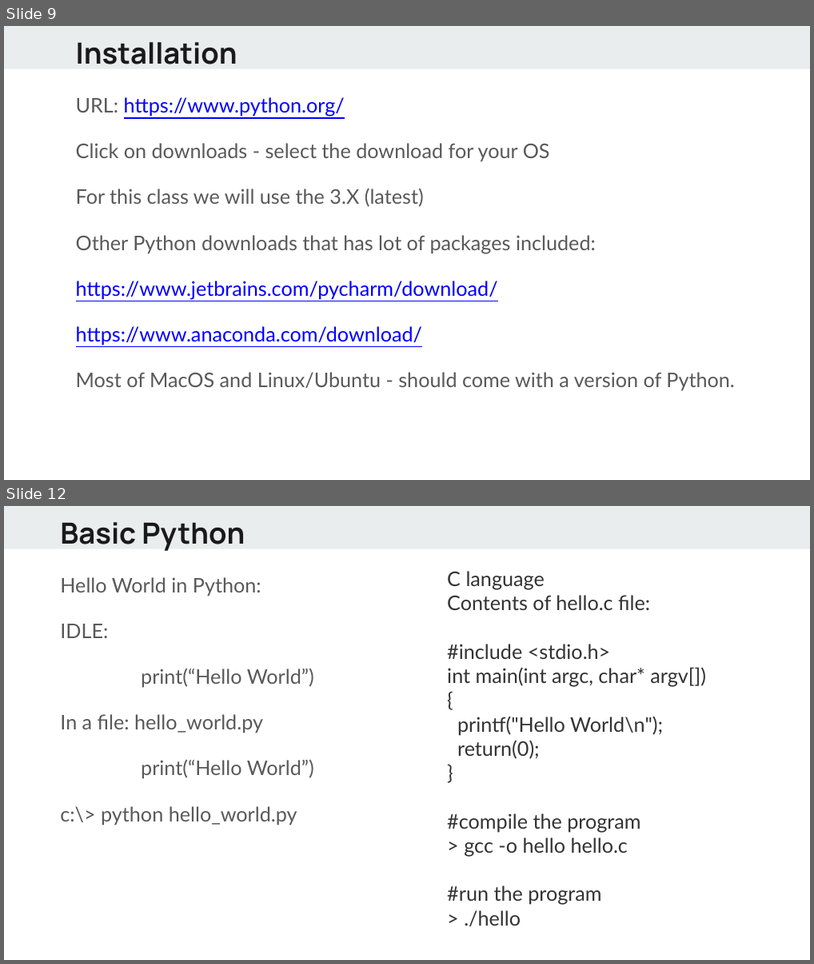
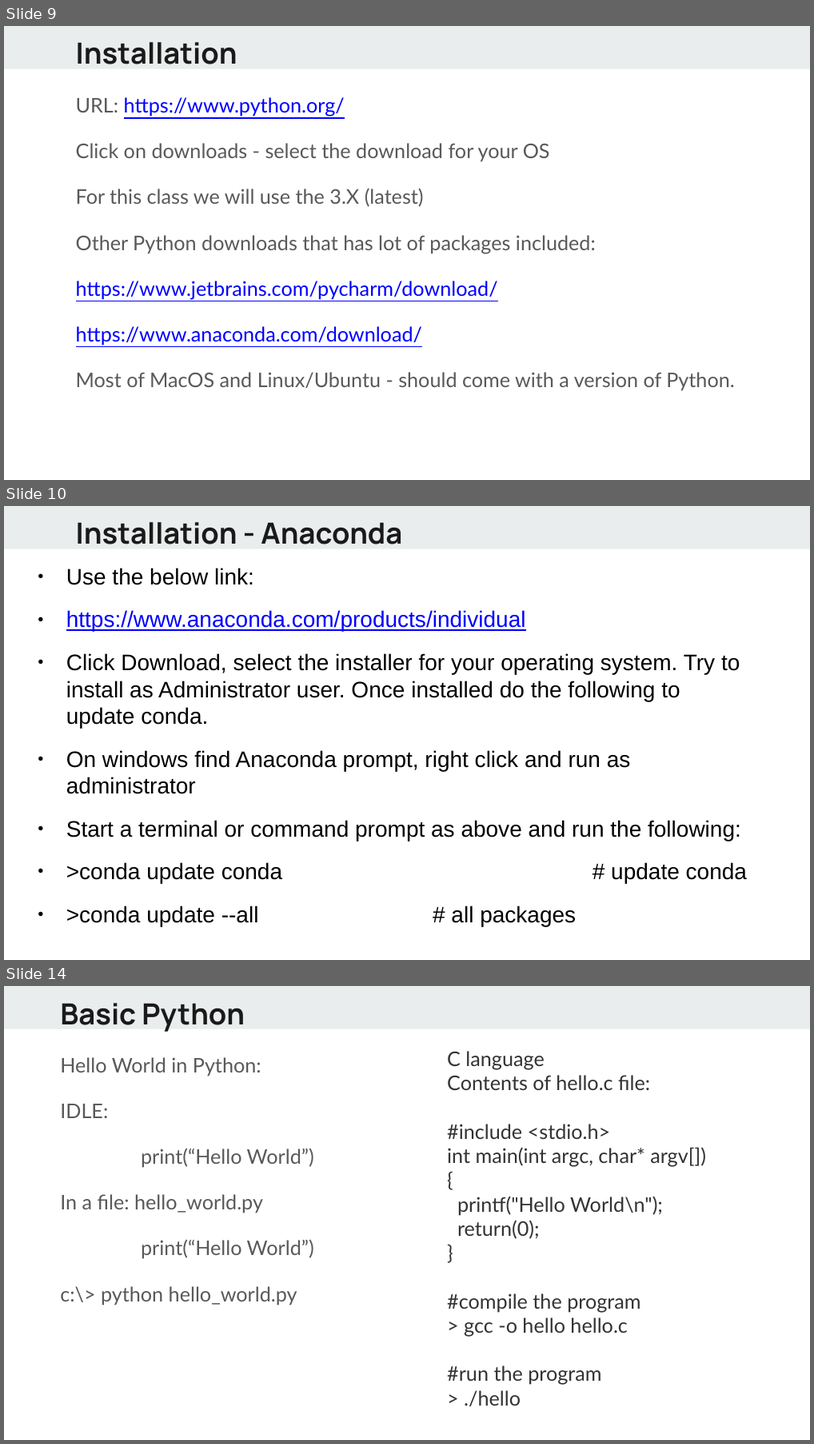
Before and after one commit to alif0/hello_world, a slide deck: lectures/Python - day1.pptx. Shown one above the other, each under a label of ours: slides 9 and 12 before the commit, slides 9, 10 and 14 after it; the slides between them are not shown. The pictures are 814x964 and 814x1444 pixels, drawn with LibreOffice and Linux fonts; fonts in the diff are those of the drawing. Boxes give left, top, right and bottom in pixels: in the first picture for what was removed or moved away, otherwise in the second. Text is boxed around its words. In the diff, an @@ line names an element or a change of style, - is before the commit and + after.

```diff
--- a/lectures/Python - day1.pptx
+++ b/lectures/Python - day1.pptx
@@ slide 10 added at [4,506,810,960], background #FFFFFF; not listed: 1 template element that a slide beside it also shows @@
@@ text added at [76,522,402,544], 26 pt, text #1A1A1A, bold @@
+Installation - Anaconda
@@ text added at [66,568,742,926], 20 pt, text #000000 @@
+● Use the below link:
+● https://www.anaconda.com/products/individual
+● Click Download, select the installer for your operating system. Try to install as Administrator user. Once installed do the following to update conda.
+● On windows find Anaconda prompt, right click and run as administrator
+● Start a terminal or command prompt as above and run the following:
+● >conda update conda # update conda
+● >conda update --all # all packages
@@ what was slide 12 is now slide 14 @@
```
Also in this commit, not shown: 12 slides changed, 7 other slides added, 11 slides removed.
